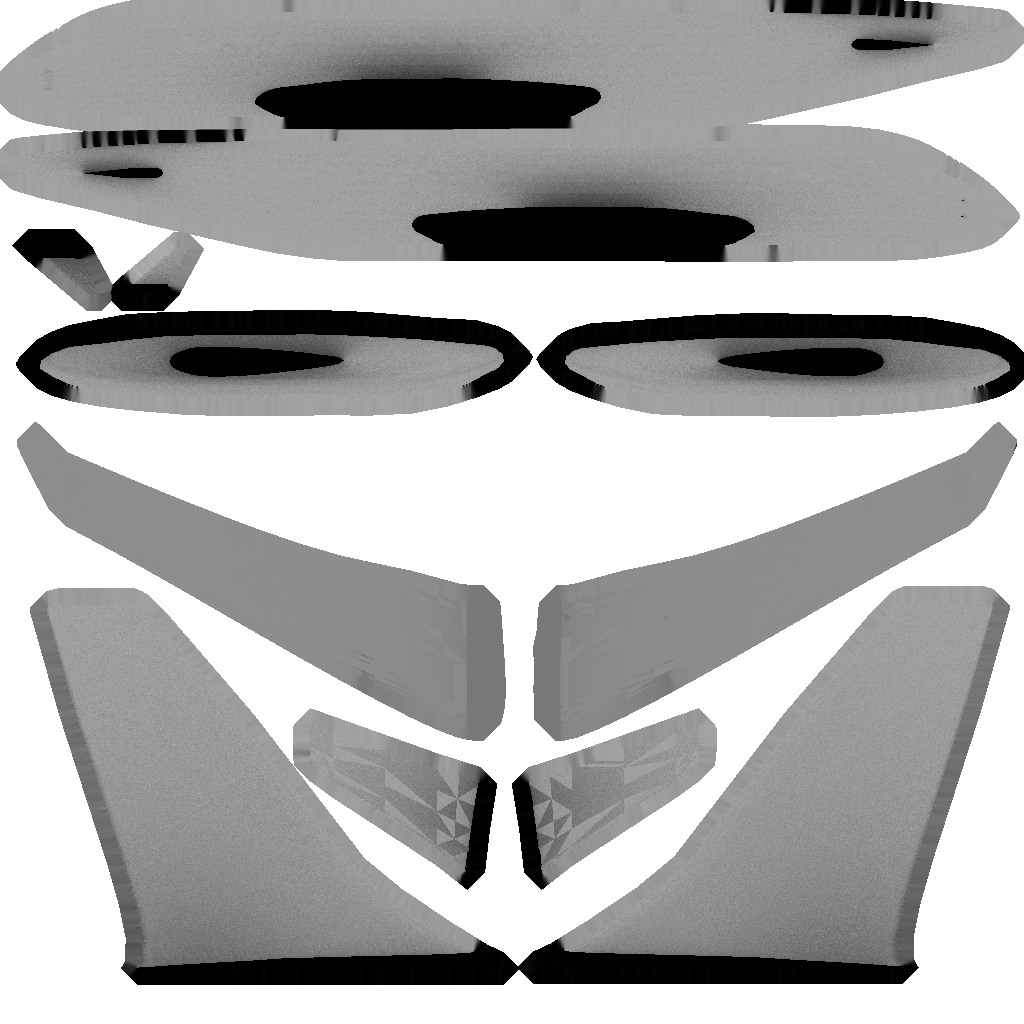
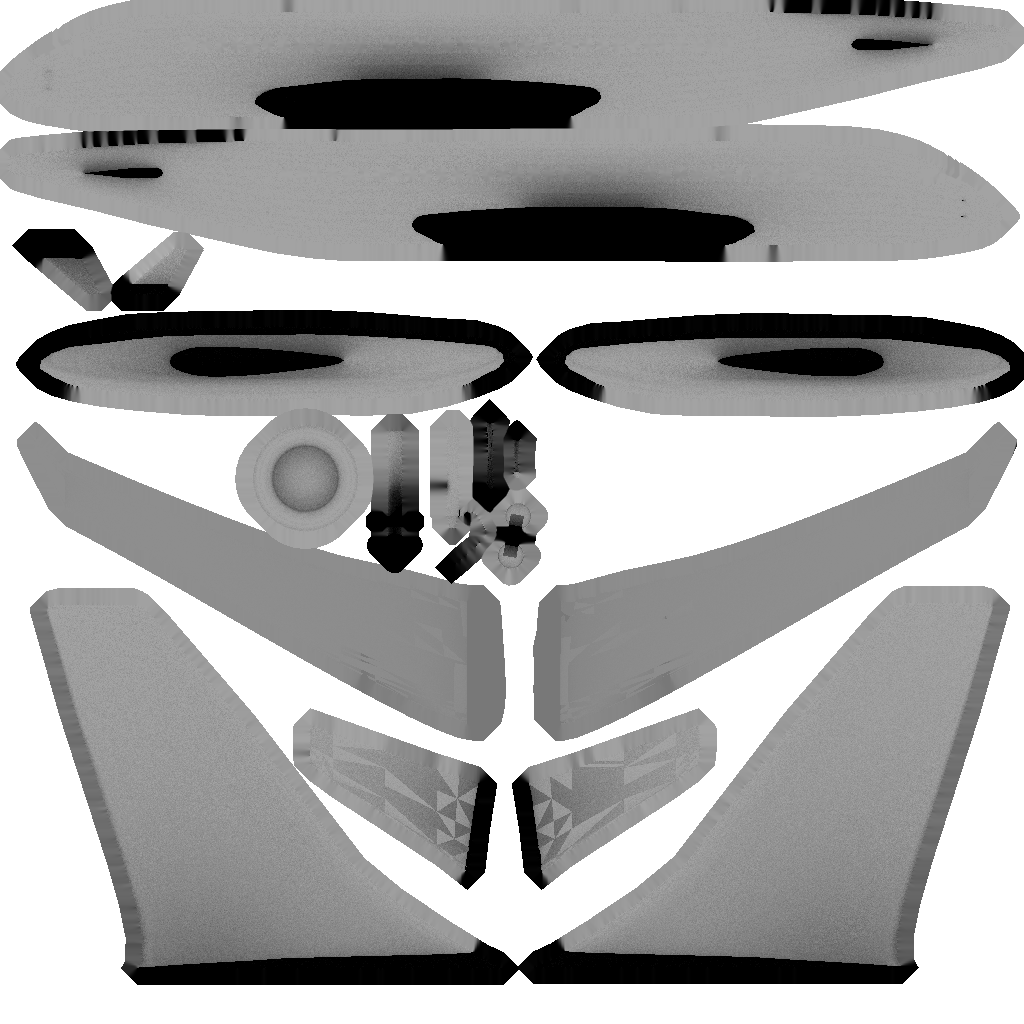
The second 1024×1024 image is a revision of the first. Changes to its layers:
added layer "cs100.png #1" above "cs100.png" over [left=235, top=399, right=548, bottom=586]
